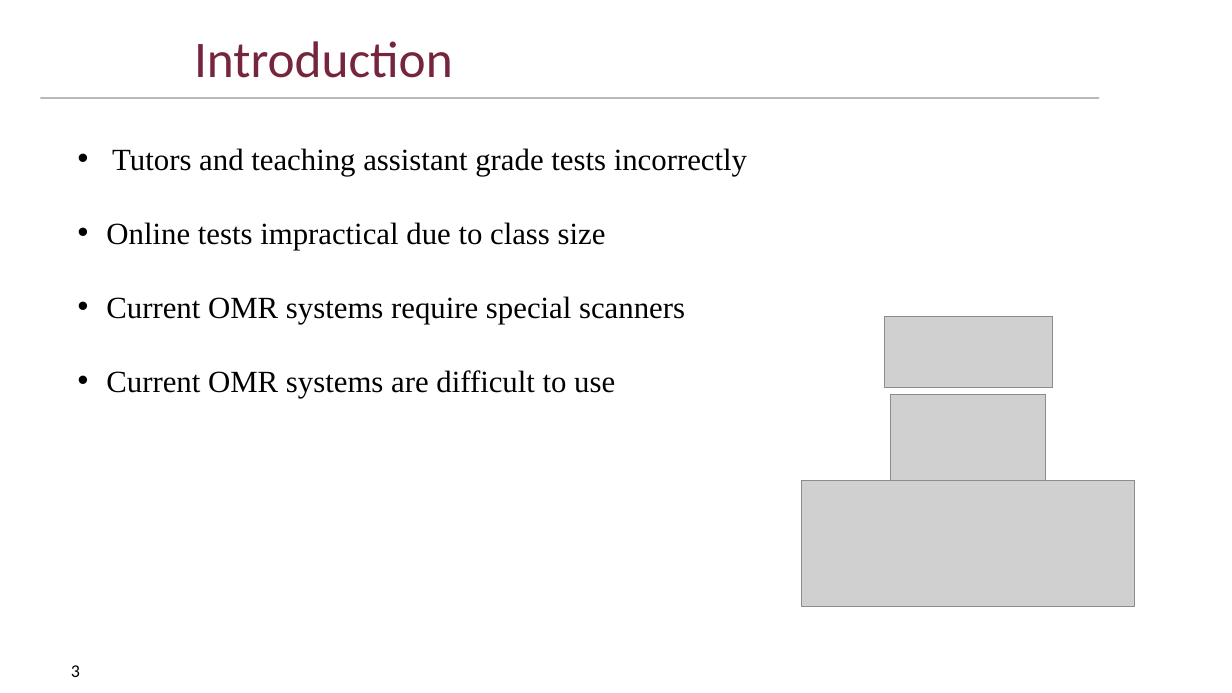
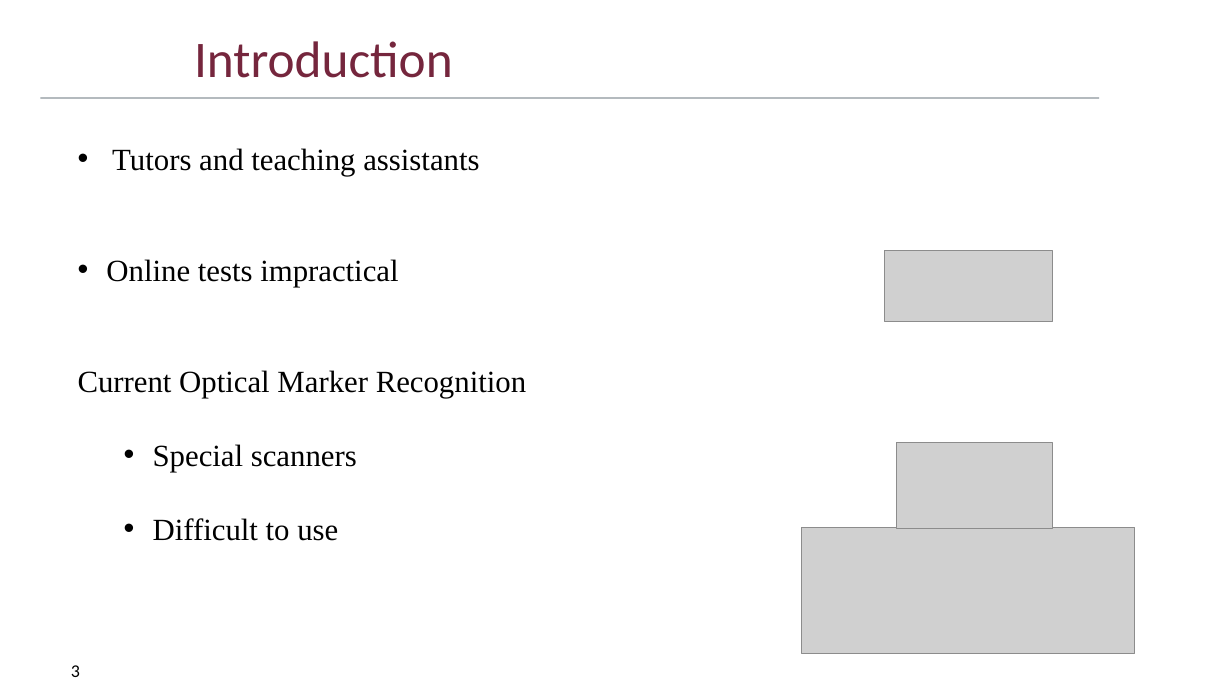
Before and after one commit to DriesSmit/SkripsieReport, a slide deck: slide 3 of OralExamination/SkripsieOral_APSmit.pptx. Drawn at 1232x693 pixels with LibreOffice and Linux fonts; fonts in the diff are those of the drawing; grey boxes stand for pictures; background and template pictures are left out. Boxes give left, top, right and bottom in pixels: in the first picture for what was removed or moved away, otherwise in the second. Text is boxed around its words. In the diff, an @@ line names an element or a change of style, - is before the commit and + after.

```diff
--- a/OralExamination/SkripsieOral_APSmit.pptx
+++ b/OralExamination/SkripsieOral_APSmit.pptx
@@ text at (78,148,526,541): text changed @@
-• Tutors and teaching assistant grade tests incorrectly
-• Online tests impractical due to class size
-• Current OMR systems require special scanners
-• Current OMR systems are difficult to use
+• Tutors and teaching assistants
+• Online tests impractical
+Current Optical Marker Recognition
+  • Special scanners
+  • Difficult to use
@@ picture: place and size @@
-picture at (884,317,1052,388)
+picture at (884,251,1052,323)
@@ picture: place and size @@
-picture at (891,394,1046,480)
+picture at (897,443,1053,529)
@@ picture: place and size @@
-picture at (802,481,1136,607)
+picture at (802,528,1136,654)
```
Also in this commit, not shown: 6 other slides changed.
